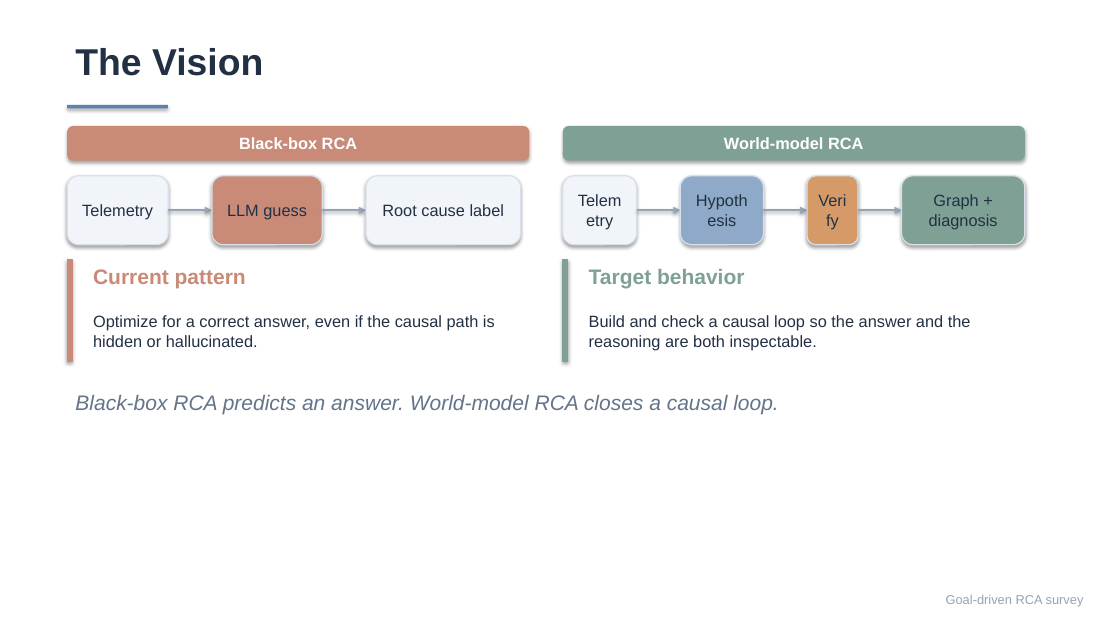
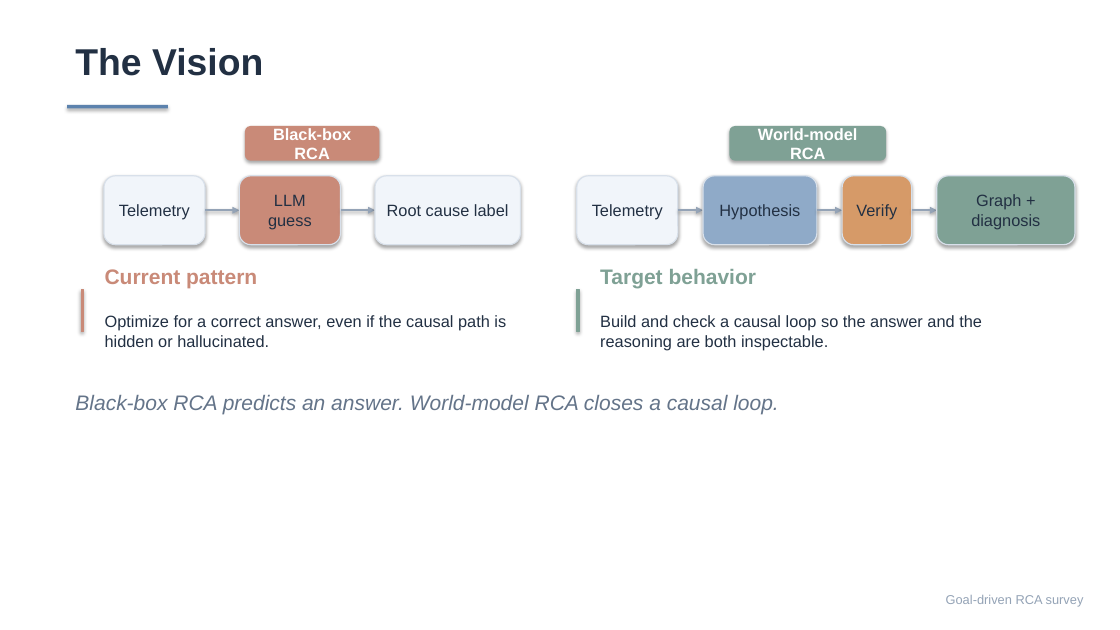
Before and after one commit to Lincyaw/paperops, a slide deck: slide 2 of examples/self-intro/diagnostic_world_model.pptx. Drawn at 1120x630 pixels with LibreOffice and Linux fonts; fonts in the diff are those of the drawing. Boxes give left, top, right and bottom in pixels: in the first picture for what was removed or moved away, otherwise in the second. Text is boxed around its words. In the diff, an @@ line names an element or a change of style, - is before the commit and + after.

Commit message:
Improve SlideCraft layout review workflow

```diff
--- a/examples/self-intro/diagnostic_world_model.pptx
+++ b/examples/self-intro/diagnostic_world_model.pptx
@@ rounded rectangle "Black-box RCA": place and size @@
-rounded rectangle "Black-box RCA" at [67,126,529,160]
+rounded rectangle "Black-box RCA" at [245,126,380,160]
@@ rounded rectangle "World-model RCA": place and size @@
-rounded rectangle "World-model RCA" at [563,126,1025,160]
+rounded rectangle "World-model RCA" at [729,126,886,160]
@@ rounded rectangle "Telemetry": place and size @@
-rounded rectangle "Telemetry" at [67,176,168,245]
+rounded rectangle "Telemetry" at [104,176,205,245]
@@ rounded rectangle "LLM guess": place and size @@
-rounded rectangle "LLM guess" at [212,176,322,245]
+rounded rectangle "LLM guess" at [239,176,340,245]
@@ rounded rectangle "Root cause label": place and size @@
-rounded rectangle "Root cause label" at [366,176,521,245]
+rounded rectangle "Root cause label" at [375,176,520,245]
@@ rounded rectangle "Telemetry": place and size @@
-rounded rectangle "Telemetry" at [563,176,637,245]
+rounded rectangle "Telemetry" at [577,176,678,245]
@@ rounded rectangle "Hypothesis": place and size @@
-rounded rectangle "Hypothesis" at [681,176,764,245]
+rounded rectangle "Hypothesis" at [703,176,818,245]
@@ rounded rectangle "Verify": place and size @@
-rounded rectangle "Verify" at [807,176,858,245]
+rounded rectangle "Verify" at [842,176,912,245]
@@ rounded rectangle "Graph + diagnosis": place and size @@
-rounded rectangle "Graph + diagnosis" at [902,176,1025,245]
+rounded rectangle "Graph + diagnosis" at [937,176,1075,245]
@@ arrow moved from (168, 210) - (212, 210) to (205, 210) - (239, 210) @@
@@ arrow moved from (323, 210) - (366, 210) to (340, 210) - (375, 210) @@
@@ arrow moved from (637, 210) - (681, 210) to (678, 210) - (703, 210) @@
@@ arrow moved from (764, 210) - (807, 210) to (817, 210) - (842, 210) @@
@@ arrow moved from (858, 210) - (902, 210) to (912, 210) - (937, 210) @@
@@ 4 texts: place and size @@
-4 texts at [93,269,971,351]
+4 texts at [105,269,982,351]
@@ rectangle: place and size @@
-rectangle at [67,260,72,361]
+rectangle at [82,290,84,332]
@@ rectangle: place and size @@
-rectangle at [563,260,568,361]
+rectangle at [577,290,580,332]
```
Also in this commit, not shown: 19 other slides changed, 35 other files.
